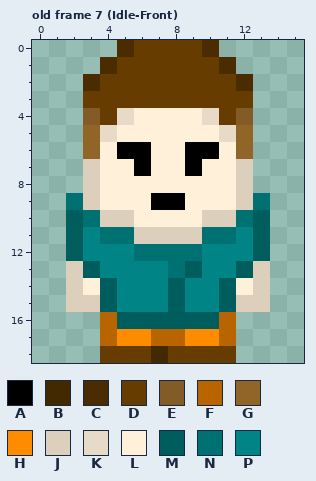
Edited in one commit: pixel-art file (Assets/Sprites/cannibal_color.aseprite). The first picture shows the starting point.
48x48 pixels, 12 frames. Colours within 5 levels of each other are drawn and written as one. Shown: old frame 7 (Idle-Front). The old version is drawn lined up with the new one, on the new canvas. The commit also changed other frames, which this record leaves out.
Palette (. is transparent): A #000000  B #432900  C #4b2c00  D #663c00  E #825b26  F #b86500  G #916528  H #ff8c00  J #dccfbc  K #e7dac6  L #fff0da  M #005d5e  N #007172  P #008486
Pixels before, old frame 7 (Idle-Front), first column x 2:
 0 ...CDDDDC...
 1 ..CDDDDDDC..
 2 .CDDDDDDDDC.
 3 .DDDDDDDDDD.
 4 .EDKLLLLKDE.
 5 .GKLLLLLLKG.
 6 .GLAALLAALG.
 7 .JLLALLALLJ.
 8 .JLLLLLLLLJ.
 9 NJLLLAALLLJN
10 MNJJLLLLJJNM
11 MPNNJJJJNNPM
12 MPPPNNNNPPPM
13 JMPPPPNMPPMJ
14 JLMPPPMPPMLJ
15 JJMPPPMPPMJJ
16 ..FMMMMMMF..
17 ..FHHFFHHF..
18 ..DDDBDDDD..
New version:
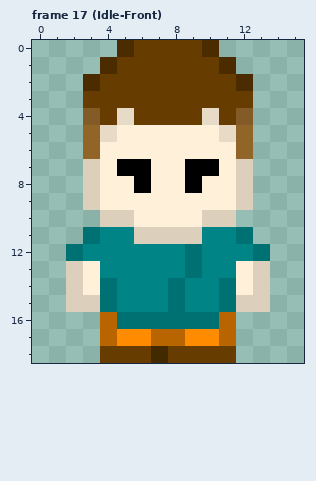
A new or re-ordered frame is compared with the old frame closest to it.
Commit message: adds first pass at cannibal character idle animations and actually adds them to the player node
Edits made:
canvas 48x48 -> 16x19, the old top-left corner now at -16,-13 (the part of the old canvas that was cut away was empty and is not shown)
frames 12 -> 54
Frame 17 (Idle-Front) is new; against old frame 7 (Idle-Front):
The author changed colour L to colour A in row 7 at x 5 and 10; in row 8 at x 6 and 9.
The author changed colour L to colour D in row 4 at x 6 to 9.
The author changed colour A to colour L in row 6 at x 5 to 6 and 9 to 10; in row 9 at x 7 to 8.
The author changed colour M to colour L in row 13 at x 3 and 12.
The author changed colour M to colour N in row 12 at x 2 and 13; in row 13 at x 9; in rows 14 to 15 at x 4, 8 and 11; in row 16 at x 5 to 10.
The author changed colour P to colour N in row 11 at x 3 and 12.
The author changed colour N to colour P in row 11 at x 4 to 5 and 10 to 11; in row 12 at x 6 to 8; in row 13 at x 8.
Colour M is removed in rows 10 to 11 at x 2 and 13.
Colour N is removed in row 9 at x 2 and 13; in row 10 at x 3 and 12.
Boxes around the changes in both pictures, in picture pixels (x1, y1, x2, y2):
changed: (66, 108, 270, 329)
